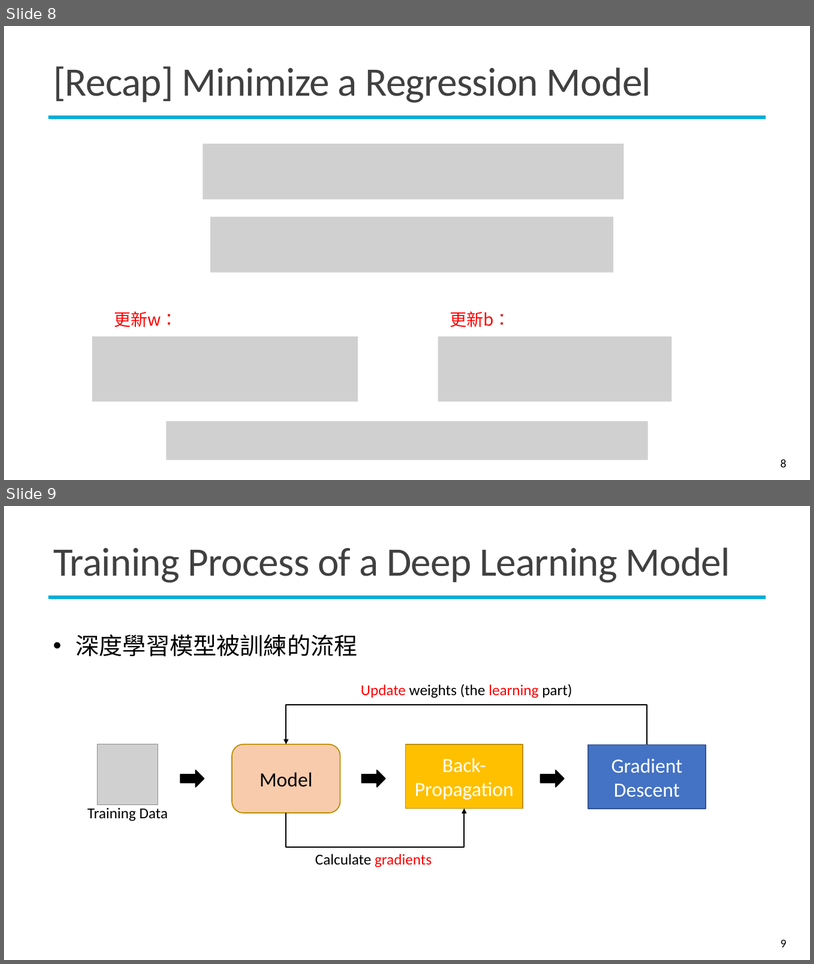
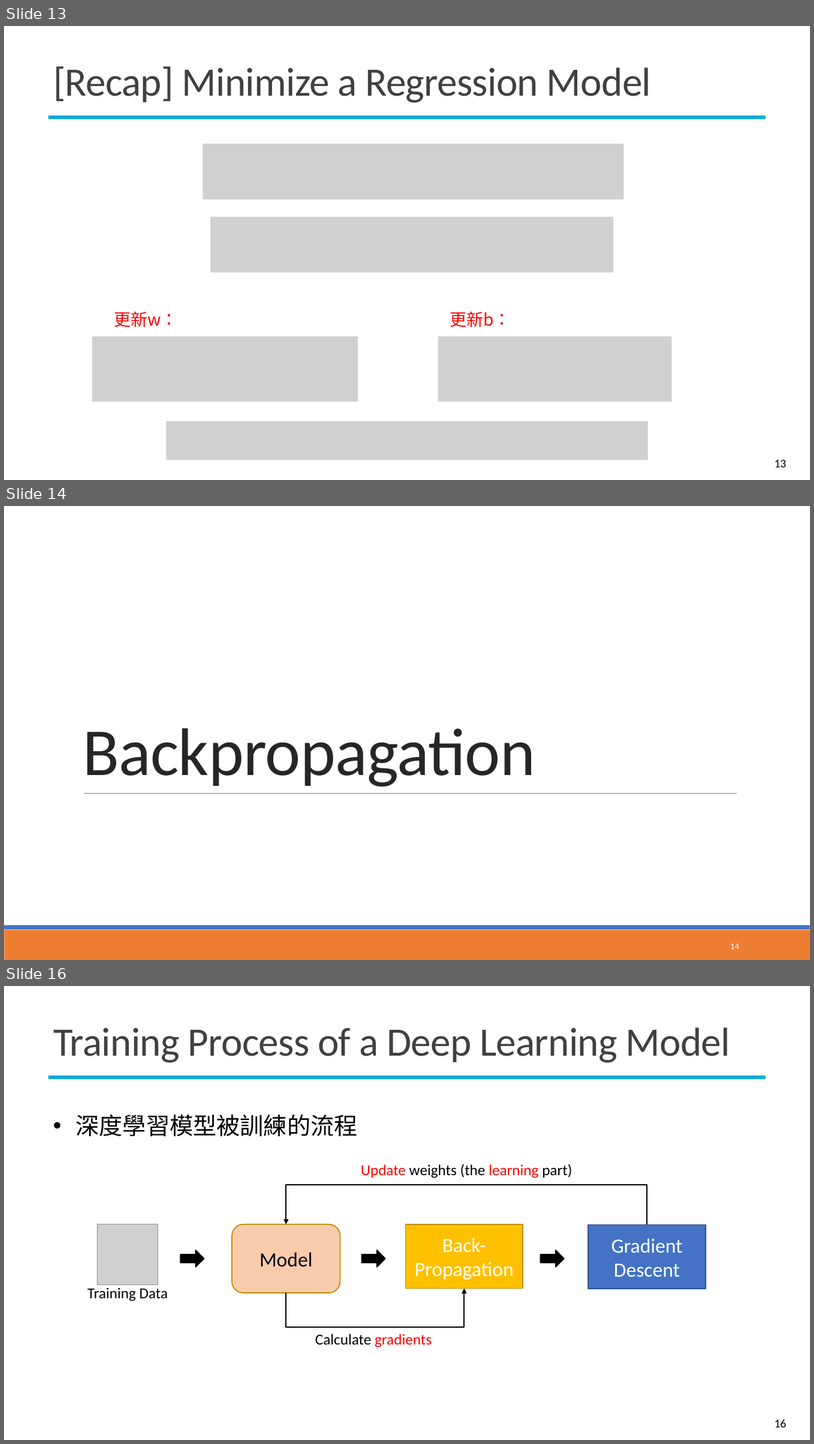
Before and after one commit to mcps5601/CGUDL_2025_Spring, a slide deck: slides/backprop_0303.pptx. Shown one above the other, each under a label of ours: slides 8 and 9 before the commit, slides 13, 14 and 16 after it; the slides between them are not shown. The pictures are 814x964 and 814x1444 pixels, drawn with LibreOffice and Linux fonts; fonts in the diff are those of the drawing; grey boxes stand for pictures; background and template pictures are left out. Boxes give left, top, right and bottom in pixels: in the first picture for what was removed or moved away, otherwise in the second. Text is boxed around its words. In the diff, an @@ line names an element or a change of style, - is before the commit and + after.

```diff
--- a/slides/backprop_0303.pptx
+++ b/slides/backprop_0303.pptx
@@ slide 14 added at [4, 506, 810, 960], background #FFFFFF @@
@@ title added at [83, 728, 536, 787], 80 pt, text #262626 @@
+Backpropagation
@@ line added from (84, 793) to (737, 793), #808080 0.5 pt @@
@@ rectangle added at [4, 930, 810, 960], fill #ED7D31 @@
@@ rectangle added at [4, 925, 810, 930], fill #4472C4 @@
@@ page number added at [731, 943, 740, 949], 10.5 pt, text #FFFFFF @@
+14
@@ what was slide 8 is now slide 13 @@
@@ page number at [775, 459, 787, 467]: text changed @@
-8
+13
@@ what was slide 9 is now slide 16 @@
@@ page number at [775, 1419, 787, 1427]: text changed @@
-9
+16
```
Also in this commit, not shown: 11 slides changed, 8 other slides added, 1 slide removed, 1 other file.
